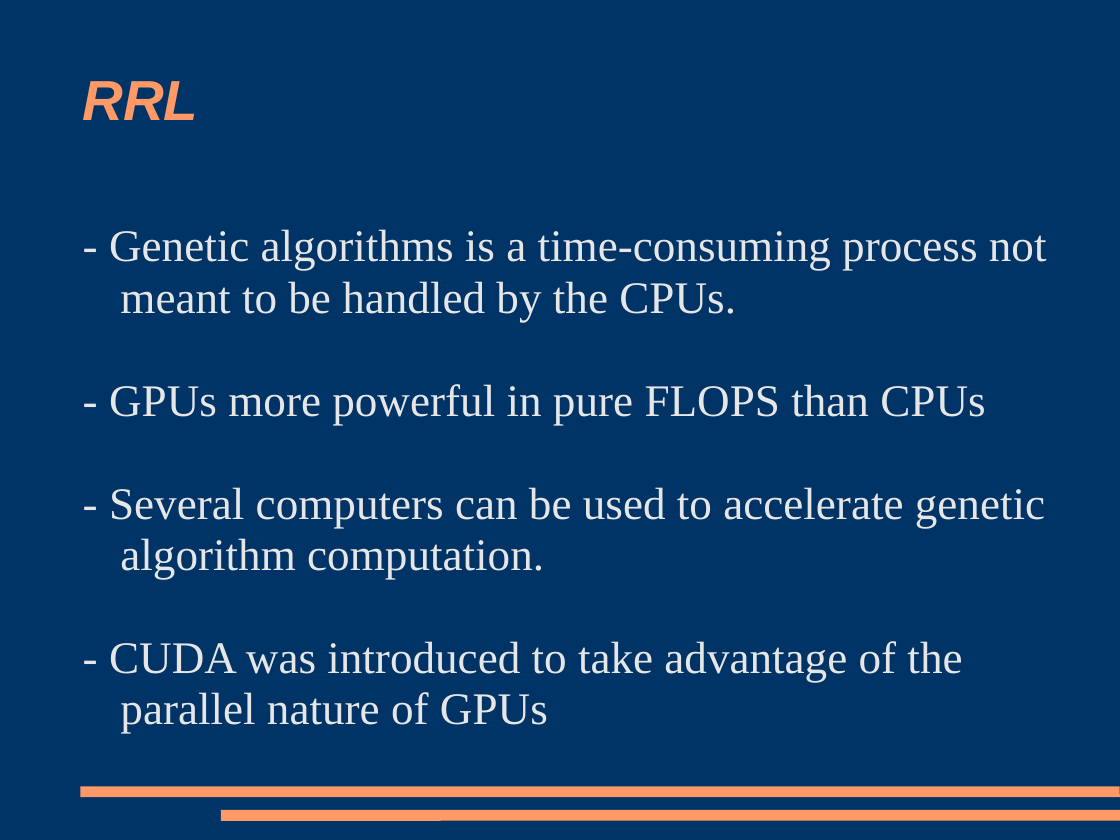
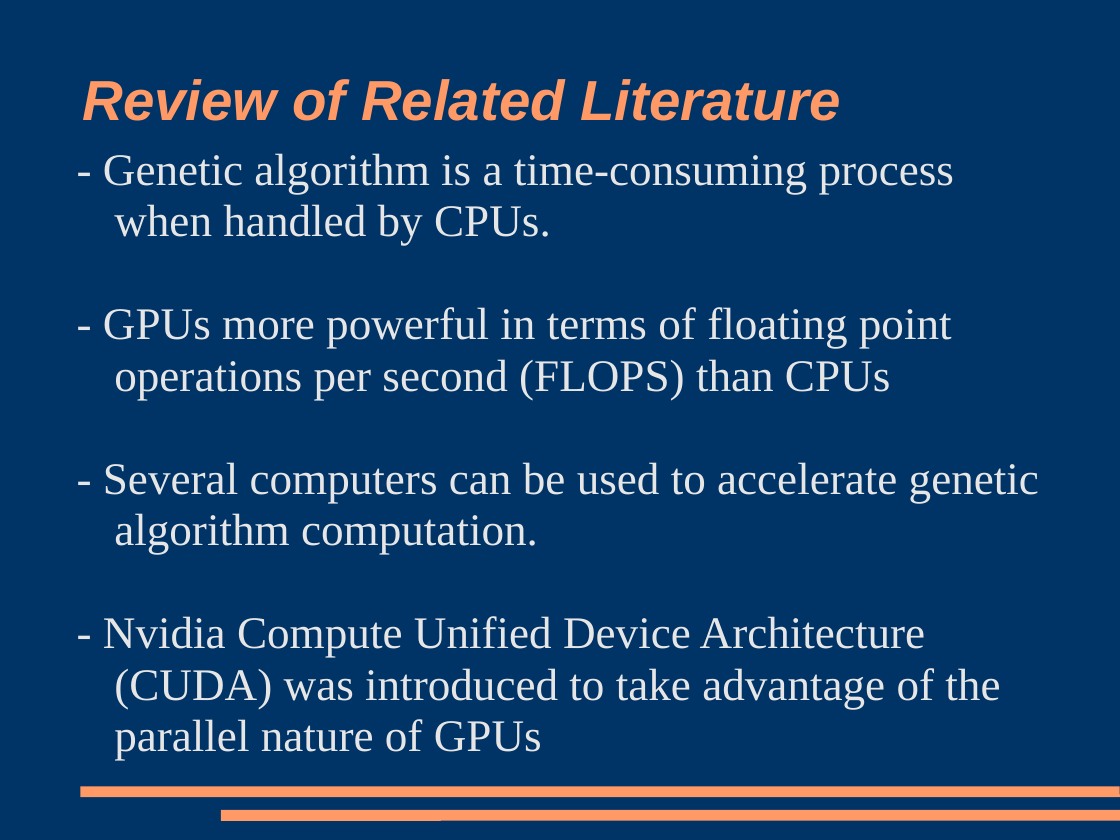
Before and after one commit to trigger-happy/thesis, a slide deck: slide 7 of presentations/Presentation1.ppt. Drawn at 1120x840 pixels with LibreOffice and Linux fonts; fonts in the diff are those of the drawing. Boxes give left, top, right and bottom in pixels: in the first picture for what was removed or moved away, otherwise in the second. Text is boxed around its words. In the diff, an @@ line names an element or a change of style, - is before the commit and + after.

```diff
--- a/presentations/Presentation1.ppt
+++ b/presentations/Presentation1.ppt
@@ title at [82,79,840,121]: text changed @@
-RRL
+Review of Related Literature
@@ text "- Genetic algorithm is a ...": place and size @@
-text "- Genetic algorithm is a ..." at [109,229,1047,734]
+text "- Genetic algorithm is a ..." at [103,153,1039,760]
@@ text at [103,153,954,400]: text changed @@
-- Genetic algorithms is a time-consuming process not meant to be handled by the CPUs.
-- GPUs more powerful in pure FLOPS than CPUs
+- Genetic algorithm is a time-consuming process when handled by CPUs.
+- GPUs more powerful in terms of floating point operations per second (FLOPS) than CPUs
@@ text at [103,616,1000,760]: text changed @@
-- CUDA was introduced to take advantage of the parallel nature of GPUs
+- Nvidia Compute Unified Device Architecture (CUDA) was introduced to take advantage of the parallel nature of GPUs
```
Also in this commit, not shown: 7 other slides changed, 1 slide removed.
